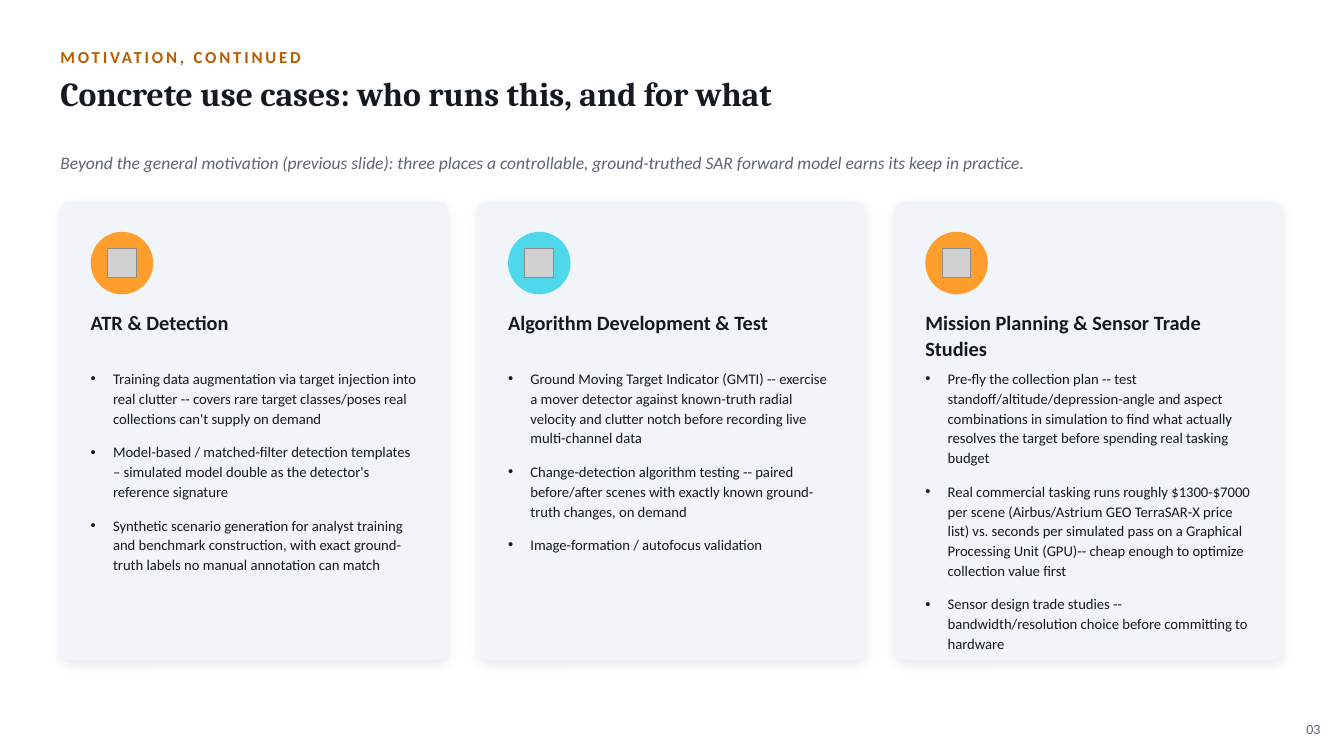
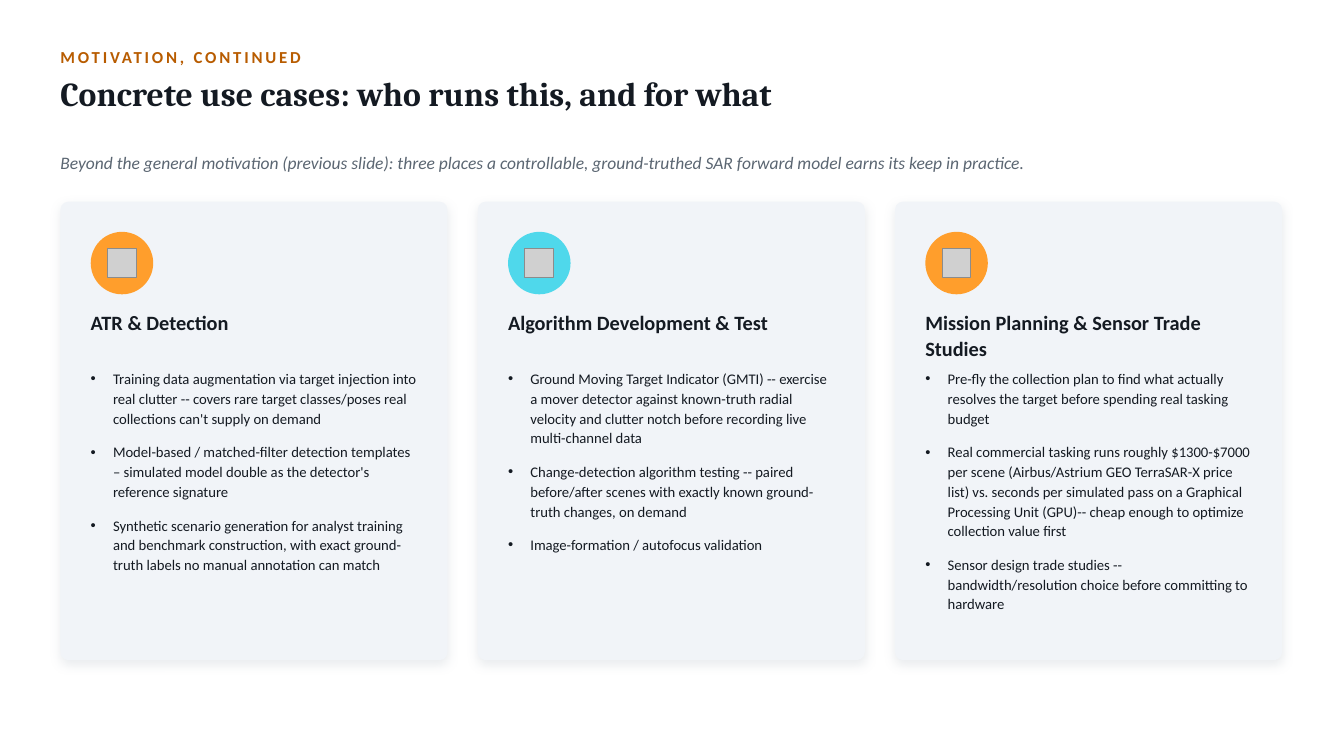
Before and after one commit to dphilli1-00/portfolio, a slide deck: slide 3 of beyond SARCASTIC.pptx. Drawn at 1344x756 pixels with LibreOffice and Linux fonts; fonts in the diff are those of the drawing; grey boxes stand for pictures. Boxes give left, top, right and bottom in pixels: in the first picture for what was removed or moved away, otherwise in the second. Text is boxed around its words. In the diff, an @@ line names an element or a change of style, - is before the commit and + after.

```diff
--- a/beyond SARCASTIC.pptx
+++ b/beyond SARCASTIC.pptx
@@ text at <box>948,373,1228,427</box>: text changed @@
-• Pre-fly the collection plan -- test standoff/altitude/depression-angle and aspect combinations in simulation to find what actually resolves the target before spending real tasking budget
+• Pre-fly the collection plan to find what actually resolves the target before spending real tasking budget
@@ text removed at <box>1306,725,1320,734</box> @@
-03
```
Also in this commit, not shown: 9 other slides changed, 2 slides added, 19 other files.
